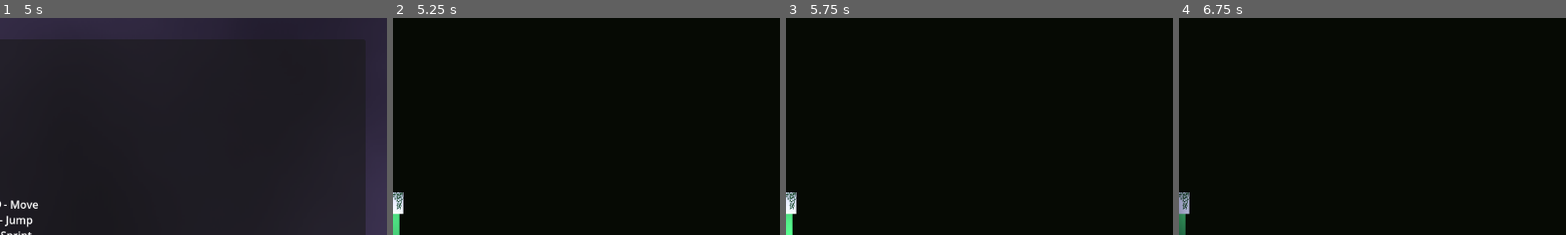
Above: before the commit, frames 1-4 (left to right).
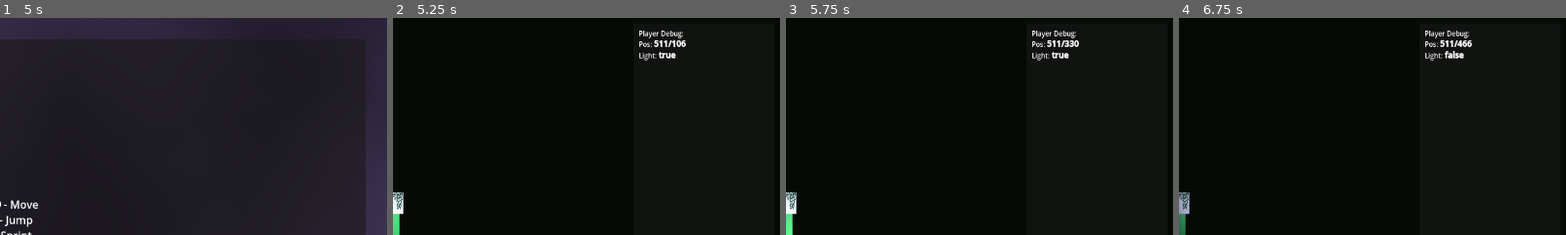
Above: after the commit, the same moments.

Repository: revooms/galant
Game: Godot game, scene res://scenes/main.tscn
Same seed, same stepped clock (60 frames per second), same inputs: the game is played once before the commit and once after it.
Inputs (mouse positions are % of the whole screen's width and height, from its top left):
- Up to frame 1 (5 s): tap Enter at 0.5, 2.75, 4.25 s; move the mouse to (72, 45) at 0.52 s; hold D (right) 0.53-1.25 s; tap L (toggle_light) at 0.6, 2.1, 3.6 s; click (72, 45) at 0.67 s; tap Space (jump) at 0.77, 2, 3.5, 3.77 s; drag from (30, 55) to (45, 70) at 1.27 s; move the mouse to (60, 28) at 2.02 s; hold D (right) 2.03-2.75 s; drag from (45, 70) to (20, 35) at 2.77 s; move the mouse to (80, 65) at 3.52 s; hold A (left) 3.53-4.25 s; drag from (20, 35) to (35, 25) at 4.27 s
- Up to frame 2 (5.25 s): tap Space (jump) at 5 s; move the mouse to (55, 50) at 5.02 s; hold S (down) from 5.03 s (still down); tap L (toggle_light) at 5.1 s; click (55, 50) at 5.17 s
- Up to frame 3 (5.75 s): keep holding S (down)
- Up to frame 4 (6.75 s): release S (down) at 5.75 s; drag from (35, 25) to (30, 55) at 5.77 s; move the mouse to (72, 45) at 6.52 s; hold W (up) from 6.53 s (still down); tap L (toggle_light) at 6.6 s
The pictures show only the part of the screen within x 50-100%, y 0-50%; the shares and areas given below are measured in that part.

Frame 1 is identical in both runs. In frame 2, 0.7% of the frame differs, in the area x 63-76%, y 5-20%; in frame 3, 0.7%; in frame 4, 0.8%.

Commit message:
Add basic player debugging

Diff:
--- a/prefabs/player/player.gd
+++ b/prefabs/player/player.gd
@@ -21,6 +21,9 @@
 func toggleLight() -> void:
 	setLight(!is_light_on)
 
+func _process(_delta) -> void:
+	debug()
+
 func _physics_process(delta: float) -> void:
 	# Add the gravity.
 	if not is_on_floor():
@@ -43,3 +46,12 @@
 		velocity.x = move_toward(velocity.x, 0, SPEED)
 
 	move_and_slide()
+
+
+func debug() -> void:
+	var msg = "Player Debug:"
+	# var position_on_tilemaplayer = ""
+	msg += "\nPos: [b]%d/%d[/b]" % [self.position.x, self.position.y]
+	msg += "\nLight: [b]%s[/b]" % str(is_light_on)
+
+	%RichTextLabel.text = msg
--- a/prefabs/player/player.tscn
+++ b/prefabs/player/player.tscn
@@ -41,3 +41,43 @@
 position = Vector2(0, -16)
 scale = Vector2(0.25, 0.25)
 texture = SubResource("AtlasTexture_iylwk")
+
+[node name="UI" type="CanvasLayer" parent="."]
+
+[node name="MarginContainer" type="MarginContainer" parent="UI"]
+anchors_preset = 1
+anchor_left = 1.0
+anchor_right = 1.0
+offset_left = -226.0
+offset_bottom = 333.0
+grow_horizontal = 0
+theme_override_constants/margin_left = 8
+theme_override_constants/margin_top = 8
+theme_override_constants/margin_right = 8
+theme_override_constants/margin_bottom = 8
+
+[node name="DebugPanel" type="Panel" parent="UI/MarginContainer"]
+layout_mode = 2
+
+[node name="MarginContainer" type="MarginContainer" parent="UI/MarginContainer/DebugPanel"]
+layout_mode = 1
+anchors_preset = 15
+anchor_right = 1.0
+anchor_bottom = 1.0
+grow_horizontal = 2
+grow_vertical = 2
+theme_override_constants/margin_left = 8
+theme_override_constants/margin_top = 8
+theme_override_constants/margin_right = 8
+theme_override_constants/margin_bottom = 8
+
+[node name="RichTextLabel" type="RichTextLabel" parent="UI/MarginContainer/DebugPanel/MarginContainer"]
+unique_name_in_owner = true
+layout_mode = 2
+theme_override_font_sizes/normal_font_size = 10
+theme_override_font_sizes/bold_font_size = 12
+bbcode_enabled = true
+text = "Player Debug"
+fit_content = true
+scroll_active = false
+shortcut_keys_enabled = false
